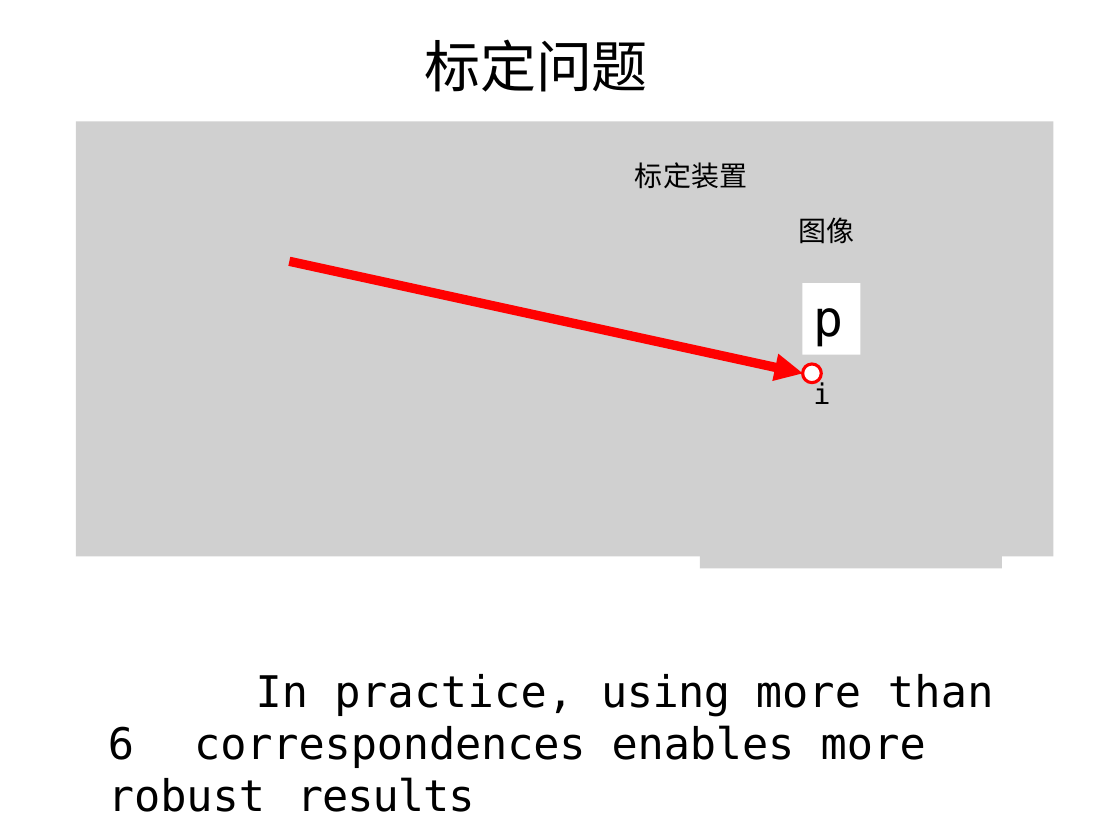
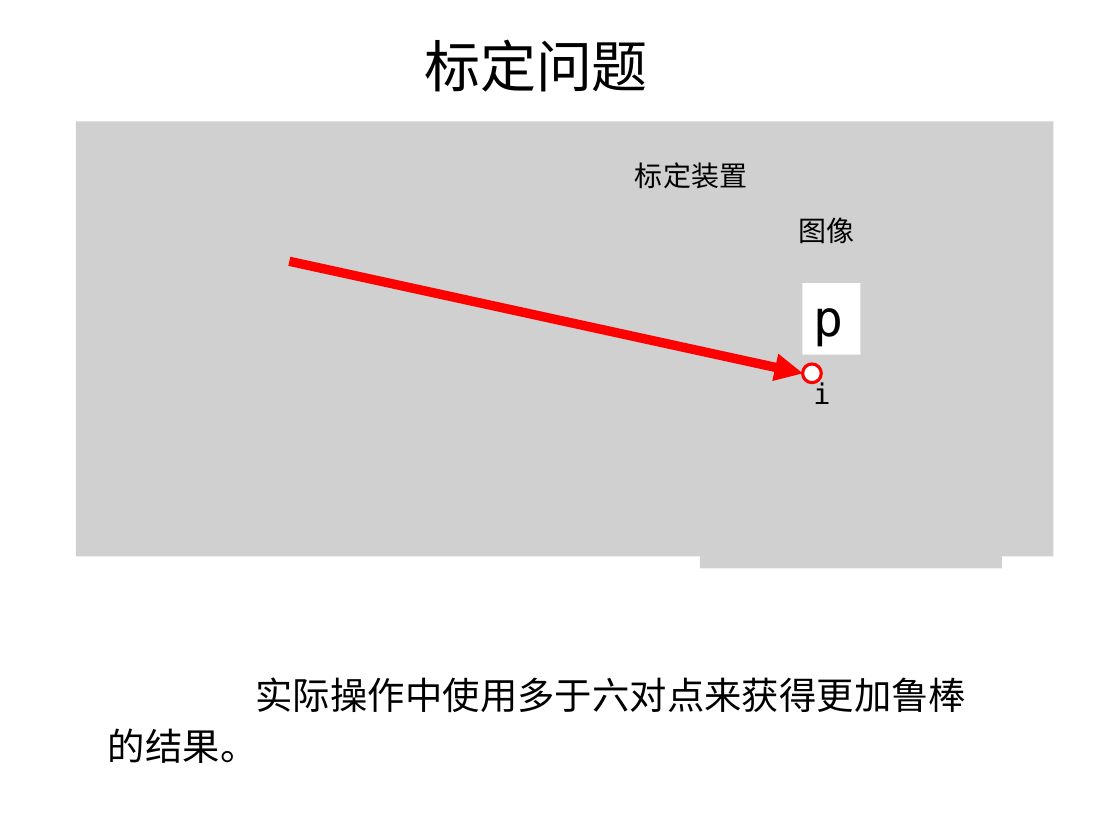
Before and after one commit to evenhax/translation_and_refining_for_cs231a, a slide deck: slide 24 of PPT231a_trans_and_refine/中文矫正版/lecture3_camera_calibration - 副本.pptx. Drawn at 1120x840 pixels with LibreOffice and Linux fonts; fonts in the diff are those of the drawing; grey boxes stand for pictures; background and template pictures are left out. Boxes give left, top, right and bottom in pixels: in the first picture for what was removed or moved away, otherwise in the second. Text is boxed around its words. In the diff, an @@ line names an element or a change of style, - is before the commit and + after.

Commit message:
Upload the Lecture 2\3\4\5

```diff
--- a/PPT231a_trans_and_refine/中文矫正版/lecture3_camera_calibration - 副本.pptx
+++ b/PPT231a_trans_and_refine/中文矫正版/lecture3_camera_calibration - 副本.pptx
@@ text at [108, 677, 967, 763]: text changed; size 28 to 24 pt; font DejaVu Sans Mono to Noto Sans CJK SC @@
-In practice, using more than 6 correspondences enables more robust results
+实际操作中使用多于六对点来获得更加鲁棒的结果。
```
Also in this commit, not shown: 13 other slides changed, 3 other files.
